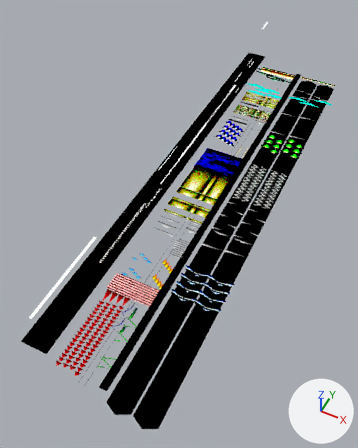
The Blender file holidaypixels/images/xmas/blender/xmas.blend as it was, and as the next commit left it.
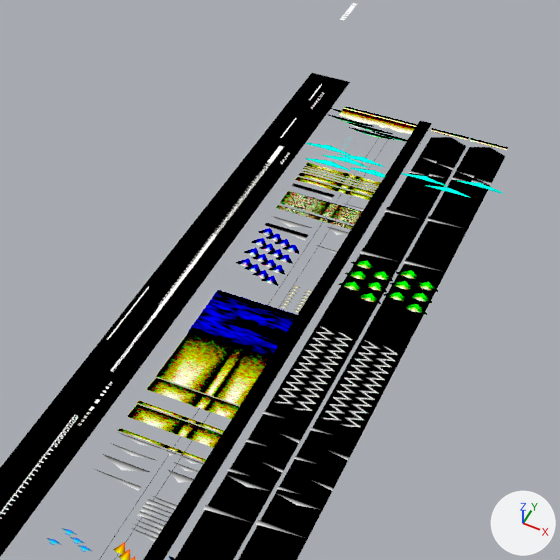
Each version appears first whole from a 50 mm camera at (1405.0, -1101.0, 3528.0) aimed at (-22.0, 1752.0, -39.0), and next in a close-up on the part from 31% to 100% of the width and 5% to 60% of the height. Arrows for +X, +Y and +Z are at lower right; the lights stay in place.

The scene before the commit, as lines of its bpy script (objects in view):
```python
ob_plane_015 = bpy.data.objects.new('Plane.015', me_plane_004)
ob_plane_015.parent = ob_helpers
ob_plane_015.location = (397.4, 2284.0, 0.0)
ob_plane_015.scale = (204.0, 4680.0, 300.0)
ob_plane_055 = bpy.data.objects.new('Plane.055', me_plane_006)
ob_plane_055.parent = ob_1_15_guitar_strings
ob_plane_055.location = (0.0, 1809.0, 0.0)
ob_plane_055.scale = (225.0, 24.0, 1.0)
ob_plane_068 = bpy.data.objects.new('Plane.068', me_plane_006)
ob_plane_068.parent = ob_1_15_guitar_strings
ob_plane_068.location = (0.0, 2181.0, 0.0)
ob_plane_068.scale = (225.0, 354.0, 1.0)
ob_plane_075 = bpy.data.objects.new('Plane.075', me_plane_006)
ob_plane_075.parent = ob_1_15_guitar_strings
ob_plane_075.location = (0.0, 1900.0, 0.0)
ob_plane_075.scale = (225.0, 94.4, 1.0)
ob_plane_076 = bpy.data.objects.new('Plane.076', me_plane_006)
ob_plane_076.parent = ob_1_15_guitar_strings
ob_plane_076.location = (0.0, 2087.0, 0.0)
ob_plane_076.scale = (225.0, 94.4, 1.0)
ob_plane_110 = bpy.data.objects.new('Plane.110', me_plane_006)
ob_plane_110.parent = ob_1_15_guitar_strings
ob_plane_110.location = (0.0, 1995.0, 0.0)
ob_plane_110.scale = (225.0, 24.0, 1.0)
ob_plane_115 = bpy.data.objects.new('Plane.115', me_plane_006)
ob_plane_115.parent = ob_1_15_guitar_strings
ob_plane_115.location = (0.0, 3848.0, 21.47)
ob_plane_115.scale = (225.0, 45.9, 1.0)
ob_plane_116 = bpy.data.objects.new('Plane.116', me_plane_006)
ob_plane_116.parent = ob_1_15_guitar_strings
ob_plane_116.location = (0.0, 3894.0, 21.47)
ob_plane_116.scale = (225.0, 45.9, 1.0)
ob_plane_128 = bpy.data.objects.new('Plane.128', me_plane_006)
ob_plane_128.parent = ob_1_15_guitar_strings
ob_plane_128.location = (0.0, 4010.0, 21.47)
ob_plane_128.scale = (225.0, 7.6, 1.0)
# also in view: 'Plane.010' at (-243.0, 2908.0, 350.0); 'Plane.066' at (618.0, 2284.0, 0.0); '1:46 string ambiance' at (-7.0, 2694.0, 0.0); 'strip boundaries' at (-87.0, 2317.0, 71.0)
```
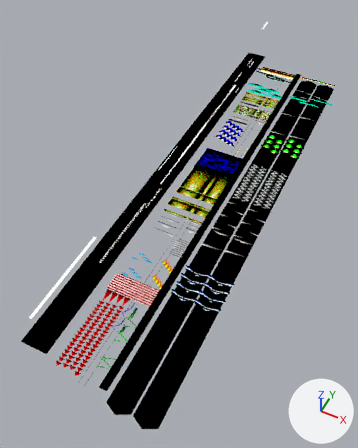
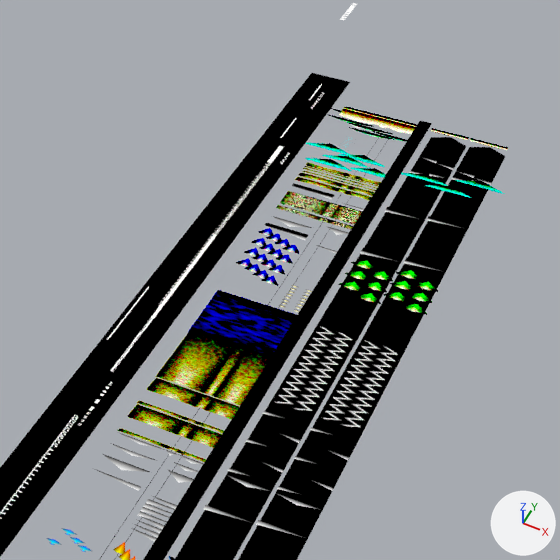
Changed parts and their boxes [x1, y1, x2, y2] in the close-ups (560 x 560 px):
```json
{"object": "Plane.027", "change": "recoloured, rescaled", "before": [425, 185, 471, 198], "after": [425, 185, 471, 198]}
{"object": "Plane.032", "change": "recoloured, rescaled", "before": [455, 180, 502, 193], "after": [455, 180, 502, 193]}
{"object": "Plane.029", "change": "recoloured, rescaled", "before": [401, 173, 446, 186], "after": [401, 173, 447, 186]}
{"object": "Plane.025", "change": "recoloured, rescaled", "before": [305, 158, 348, 170], "after": [305, 158, 351, 171], "on screen": "7% wider, 8% taller"}
{"object": "Plane.030", "change": "recoloured, rescaled", "before": [338, 154, 384, 167], "after": [338, 154, 384, 167]}
{"object": "Plane.028", "change": "recoloured, rescaled", "before": [323, 155, 366, 167], "after": [323, 155, 367, 167]}
{"object": "Plane.031", "change": "recoloured, rescaled", "before": [307, 143, 349, 155], "after": [307, 143, 350, 155]}
{"part": 1, "of": "me_plane_006", "change": "recoloured", "before": [118, 163, 380, 462], "after": [118, 163, 380, 462]}
{"part": 2, "of": "me_plane_010", "change": "recoloured", "before": [189, 290, 297, 358], "after": [189, 290, 297, 358]}
{"part": 3, "of": "me_plane_041", "change": "recoloured", "before": [305, 143, 502, 198], "after": [305, 143, 502, 198]}
```

Edits to the scene script, one JSON object a line:
```json
{"block": "me_plane_006", "where": "me_plane_006.from_pydata(...)  # 14 vertices, 12 faces; spans x -0.98..0.94, y 0.0..1.0, z 0.0..11.78"}
{"block": "me_plane_006", "where": "# used by ob_plane_055; parent = ob_1_15_guitar_strings; location = (0.0, 1809.0, 0.0); scale = (225.0, 24.0, 1.0)"}
{"block": "me_plane_006", "change": "me_plane_006 part 1: 12 faces centred in x -0.81..0.83, y 0.33..0.67, z 3.93..7.85 are repainted in the vertex colours; the middle colour goes from white #ffffff to white #e6e6e6"}
{"block": "me_plane_010", "where": "me_plane_010.from_pydata(...)  # 11 vertices, 3 faces, 1 loose edge; spans x -1.0..0.94, y 0.0..1.11, z 0.0"}
{"block": "me_plane_010", "where": "# used by ob_1_46_string_ambiance; location = (0.0, 2524.0, 0.0); scale = (225.0, 304.0, 1.0)"}
{"block": "me_plane_010", "change": "me_plane_010 part 2: 3 faces centred in x -0.03, y 0.12..0.93, z 0.0 are repainted in the vertex colours; the middle colour goes from blue #0000ff to blue #0000e6"}
{"block": "me_plane_041", "where": "me_plane_041.from_pydata(...)  # 3 vertices, 1 face; spans x -96.0..96.0, y 0.0..36.0, z 0.0"}
{"block": "me_plane_041", "where": "# used by ob_plane_025; location = (-106.0, 4033.0, 50.0); scale = (1.41, 1.0, 1.0)"}
{"block": "me_plane_041", "change": "me_plane_041 part 3: 1 face centred in x 0.0, y 12.0, z 0.0 is repainted in the vertex colours; the middle colour goes from cyan #0efefe to black #000000"}
{"op": "set", "path": "ob_plane_025.scale", "old": "(1.41, 1.0, 1.0)", "new": "(1.41, 1.46, 1.0)"}
{"op": "set", "path": "ob_plane_027.scale", "old": "(1.41, 1.0, 1.0)", "new": "(1.41, 1.46, 1.0)"}
{"op": "set", "path": "ob_plane_028.scale", "old": "(1.41, 1.0, 1.0)", "new": "(1.41, 1.46, 1.0)"}
{"op": "set", "path": "ob_plane_029.scale", "old": "(1.41, 1.0, 1.0)", "new": "(1.41, 1.46, 1.0)"}
{"op": "set", "path": "ob_plane_030.scale", "old": "(1.41, 1.0, 1.0)", "new": "(1.41, 1.46, 1.0)"}
{"op": "set", "path": "ob_plane_031.scale", "old": "(1.41, 1.0, 1.0)", "new": "(1.41, 1.46, 1.0)"}
{"op": "set", "path": "ob_plane_032.scale", "old": "(1.41, 1.0, 1.0)", "new": "(1.41, 1.46, 1.0)"}
```
